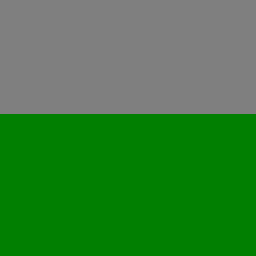
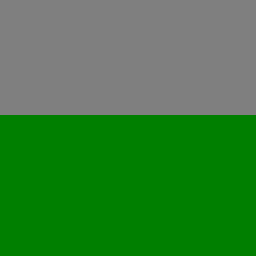
Layered file, before and after one edit (256x256). Changes by layer:
painted on "Background" over [0, 114, 256, 115]
